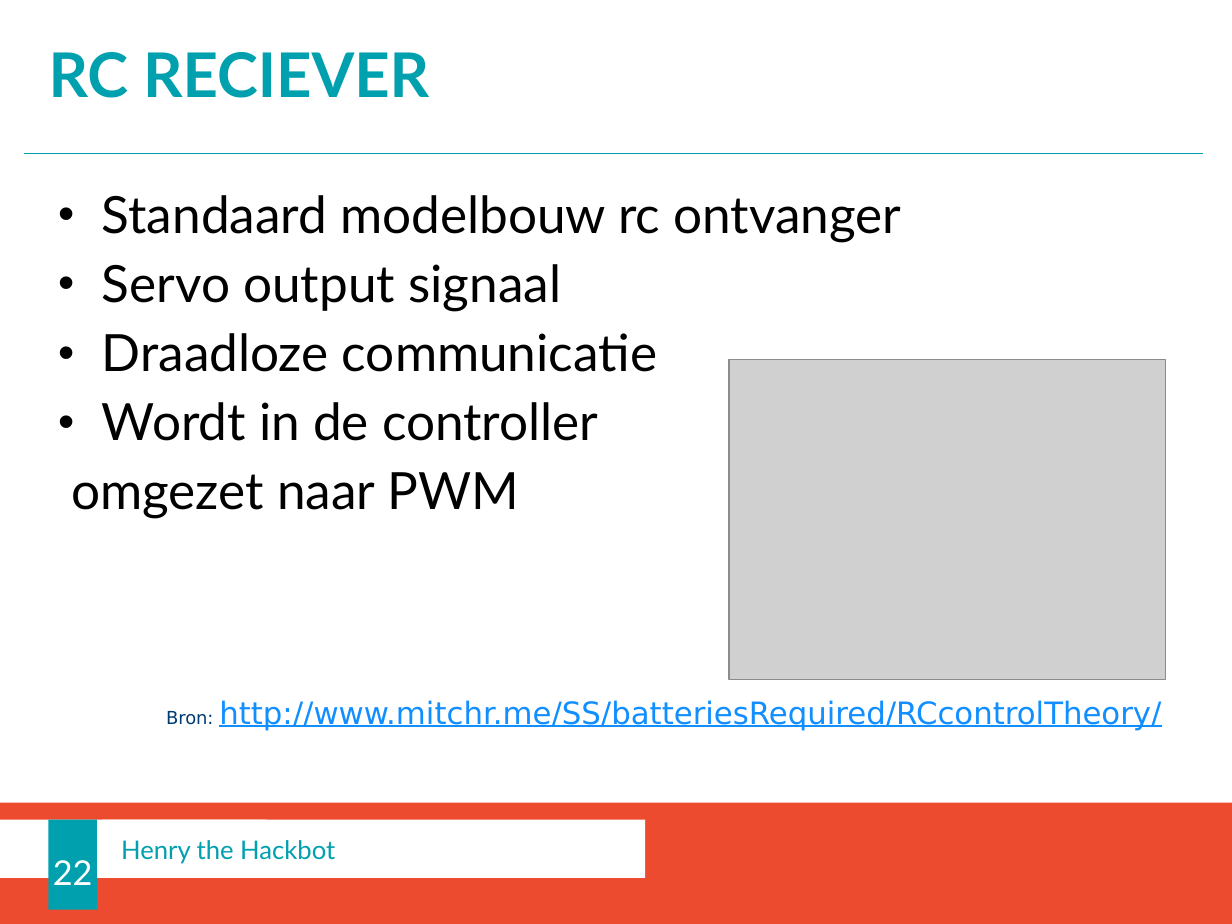
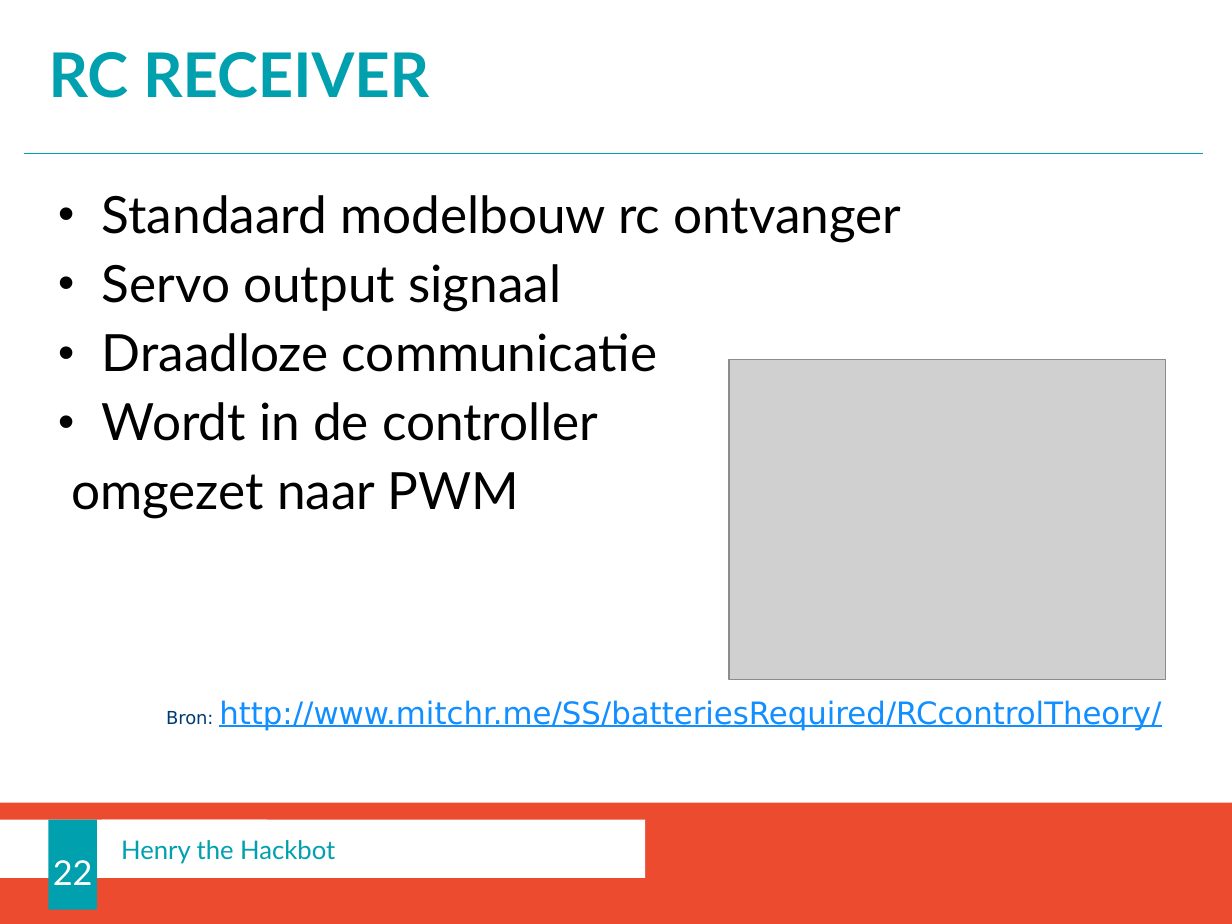
Before and after one commit to bendelathouwer/Advanced-PCB, a slide deck: slide 22 of av en presentatie/Advanced pcb labo NL.pptx. Drawn at 1232x924 pixels with LibreOffice and Linux fonts; fonts in the diff are those of the drawing; grey boxes stand for pictures; background and template pictures are left out. Boxes give left, top, right and bottom in pixels: in the first picture for what was removed or moved away, otherwise in the second. Text is boxed around its words. In the diff, an @@ line names an element or a change of style, - is before the commit and + after.

```diff
--- a/av en presentatie/Advanced pcb labo NL.pptx
+++ b/av en presentatie/Advanced pcb labo NL.pptx
@@ title at (49, 52, 429, 98): text changed @@
-RC RECIEVER
+RC RECEIVER
```
Also in this commit, not shown: 6 other slides changed, 38 other files.
